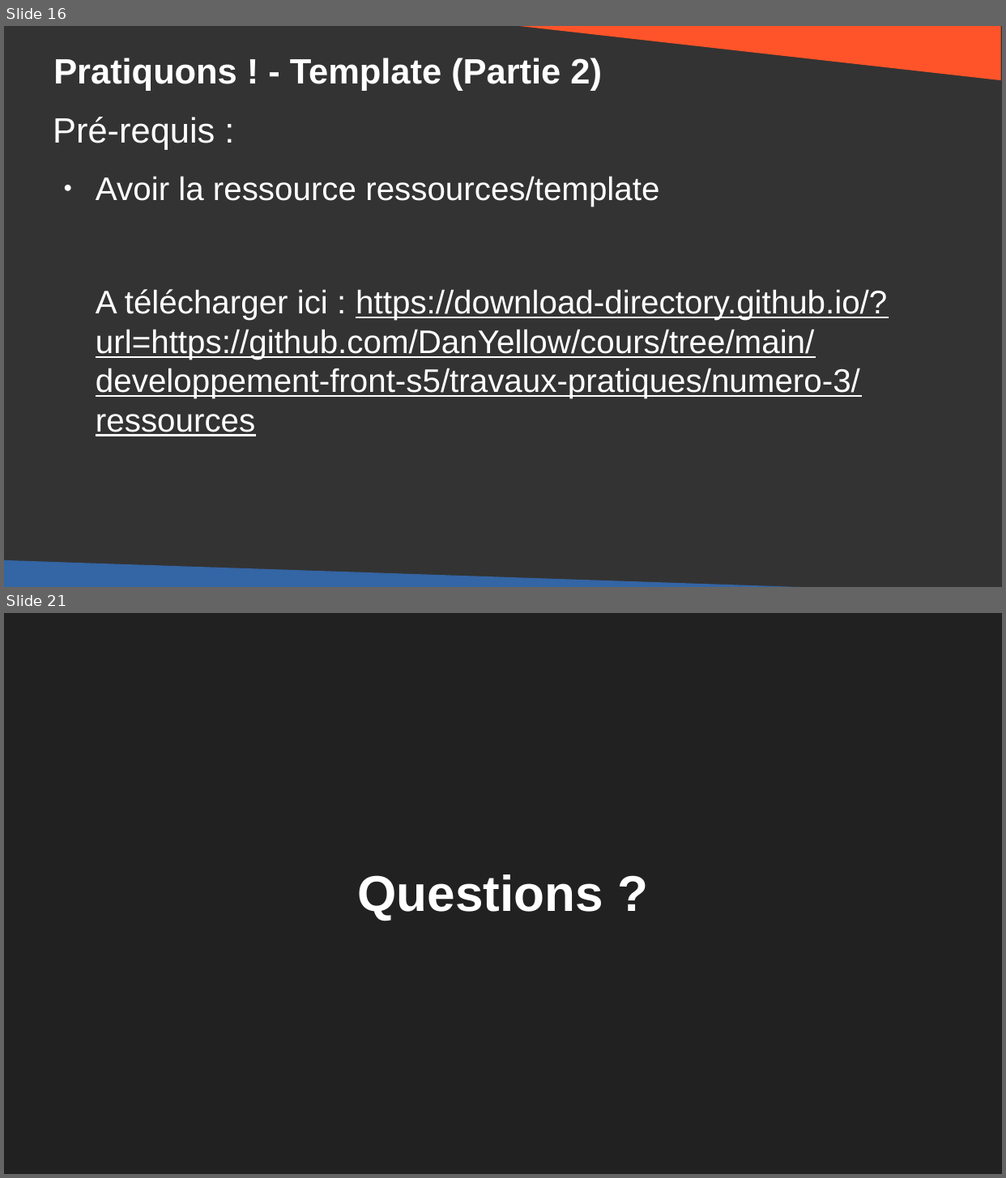
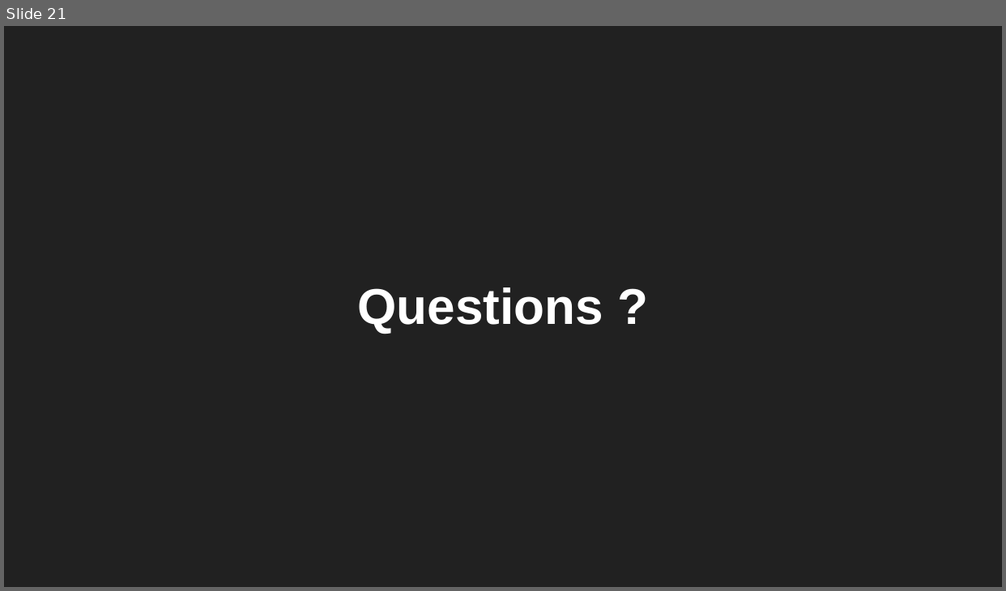
Before and after one commit to DanYellow/cours, a slide deck: developpement-front-s5/travaux-pratiques/numero-4/presentation.odp. Shown one above the other, each under a label of ours: slides 16 and 21 before the commit, slide 21 after it; the slides between them are not shown. The pictures are 1006x1178 and 1006x591 pixels, drawn with LibreOffice and Linux fonts; fonts in the diff are those of the drawing. Boxes give left, top, right and bottom in pixels: in the first picture for what was removed or moved away, otherwise in the second. Text is boxed around its words. In the diff, an @@ line names an element or a change of style, - is before the commit and + after.

Commit message:
developpement-front-s5 - TP Vite - vip

```diff
--- a/developpement-front-s5/travaux-pratiques/numero-4/presentation.odp
+++ b/developpement-front-s5/travaux-pratiques/numero-4/presentation.odp
@@ slide 16 removed at (4, 26, 1002, 587), background #333333 @@
@@ right triangle removed at (484, 26, 1001, 81) @@
@@ title removed at (53, 58, 602, 91) @@
-Pratiquons ! - Template (Partie 2)
@@ text removed at (53, 117, 887, 437) @@
-Pré-requis :
-● Avoir la ressource ressources/template
-A télécharger ici : https://download-directory.github.io/?url=https://github.com/DanYellow/cours/tree/main/developpement-front-s5/travaux-pratiques/numero-3/ressources
@@ right triangle removed at (4, 561, 937, 587) @@
```
Also in this commit, not shown: 3 slides changed, 16 slides added, 15 other slides removed, 4 other files.
